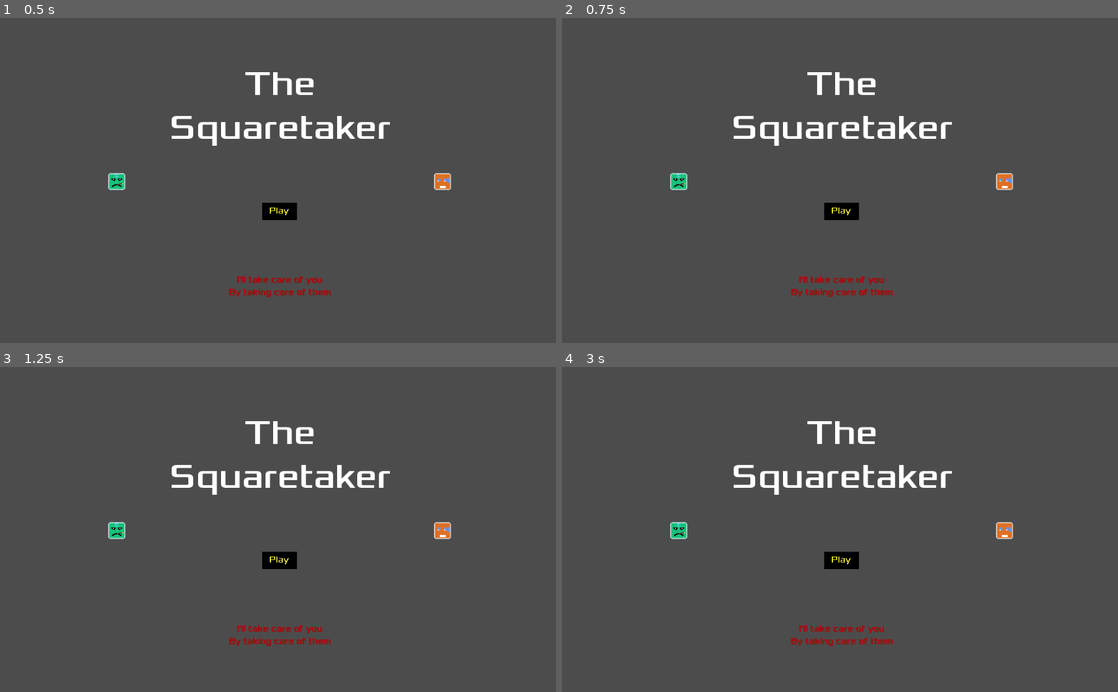
Above: before the commit, frames 1-4 (two rows, left to right).
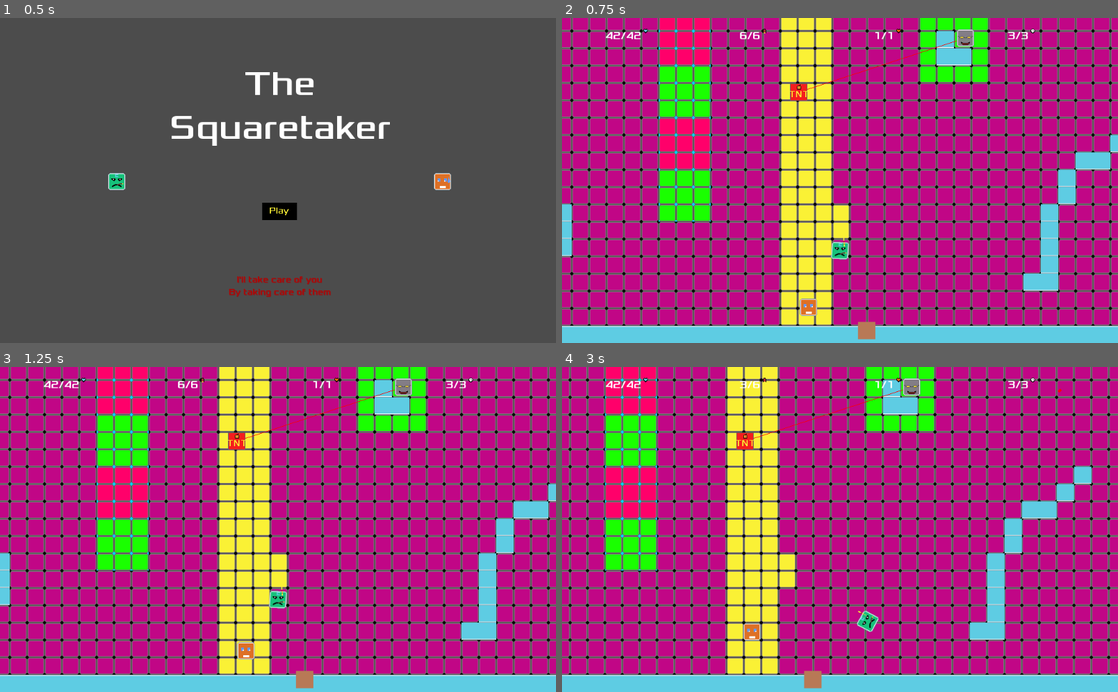
Above: after the commit, the same moments.

Repository: valent20000/gamejam1
Game: Godot game, scene res://TitleScreen.tscn
Two runs of this game, one before a commit and one after it. Both use one fixed random seed, a clock stepped at 60 frames per second and the inputs below.
Inputs (mouse positions are in pixels of both pictures, inside the frame that each line leads up to):
- Up to frame 1 (0.5 s): no input
- Up to frame 2 (0.75 s): click (840, 213) at 0.5 s
- Up to frame 3 (1.25 s): no input
- Up to frame 4 (3 s): click (840, 562) at 1.27 s; move the mouse to (962, 513) at 2.02 s; press the mouse at (962, 513) at 2.03 s; hold Right (ui_right) 2.03-2.78 s; right-click (962, 513) at 2.3 s; move the mouse to (728, 545) at 2.77 s; release the mouse at (728, 545) at 2.78 s; hold Down (ui_down) from 2.78 s (still down); right-click (728, 545) at 2.85 s

Frame 1 is identical in both runs. In frame 2, 91% of the frame differs, in the area x 0-100%, y 0-100%; in frame 3, 91%; in frame 4, 93%.
Error before the commit: Parse Error: Can't preload resource at path: res://Levels/LevelTemplate/LevelTemplate.tscn (res://Play.gd:3)

Commit message:
added shield and fixed

Diff:
--- a/squaretaker/Brute/Brute.tscn
+++ b/squaretaker/Brute/Brute.tscn
@@ -1,6 +1,6 @@
 [gd_scene load_steps=8 format=2]
 
-[ext_resource path="res://assets/killer.png" type="Texture" id=1]
+[ext_resource path="res://assets/new/killer.png" type="Texture" id=1]
 [ext_resource path="res://Brute/Brute.gd" type="Script" id=2]
 
 [sub_resource type="RectangleShape2D" id=1]
@@ -34,6 +34,8 @@
 shape = SubResource( 1 )
 
 [node name="AnimatedSprite" type="AnimatedSprite" parent="."]
+position = Vector2( 0.277061, -2.37841 )
+scale = Vector2( 1.29857, 1.14865 )
 frames = SubResource( 2 )
 
 [node name="FOV" type="Area2D" parent="."]
@@ -41,6 +43,7 @@
 collision_mask = 9
 
 [node name="CollisionShape2D" type="CollisionShape2D" parent="FOV"]
+position = Vector2( -1.18921, 1.48651 )
 shape = SubResource( 3 )
 
 [node name="Hitbox" type="Area2D" parent="."]
--- a/squaretaker/Levels/LevelTemplate/LevelTemplate.tscn
+++ b/squaretaker/Levels/LevelTemplate/LevelTemplate.tscn
@@ -12,7 +12,6 @@
 [ext_resource path="res://Levels/LevelTemplate/StoryEvents.gd" type="Script" id=10]
 [ext_resource path="res://HUD.tscn" type="PackedScene" id=11]
 [ext_resource path="res://Civilians/Civilians.tscn" type="PackedScene" id=12]
-[ext_resource path="res://Brute/Brute.tscn" type="PackedScene" id=13]
 [ext_resource path="res://assets/new/corner1.png" type="Texture" id=13]
 [ext_resource path="res://Enemy/Landmine.tscn" type="PackedScene" id=14]
 [ext_resource path="res://Enemy/Engineer.tscn" type="PackedScene" id=15]
@@ -331,7 +330,7 @@
 tile_data = PoolIntArray( -65536, 1073741824, 0, -65535, 1073741824, 0, -65534, 1073741824, 0, -65533, 1073741824, 0, - …(26704 unchanged characters)…
 
 [node name="Player" parent="." instance=ExtResource( 5 )]
-position = Vector2( 668.7, 1086.65 )
+position = Vector2( 623.292, 1077.4 )
 
 [node name="Objective" parent="." groups=[
 "objective",
@@ -359,9 +358,6 @@
 
 [node name="Enemy2" parent="EnemyContainer" instance=ExtResource( 9 )]
 position = Vector2( 232.247, 263.179 )
-
-[node name="Brute" parent="EnemyContainer" instance=ExtResource( 13 )]
-position = Vector2( 336.077, 753.829 )
 
 [node name="EngineerContainer" type="Node2D" parent="EnemyContainer"]
 script = ExtResource( 16 )
@@ -399,9 +395,9 @@
 [node name="CollisionShape2D" type="CollisionShape2D" parent="StoryEvents/1"]
 
 [node name="Music" type="AudioStreamPlayer" parent="."]
+autoplay = true
+[connection signal="path_to_victim" from="." to="EnemyContainer/Enemy" method="_on_LevelTemplate_path_to_victim"]
 [connection signal="path_to_victim" from="." to="EnemyContainer/Enemy2" method="_on_LevelTemplate_path_to_victim"]
-[connection signal="path_to_victim" from="." to="EnemyContainer/Brute" method="_on_LevelTemplate_path_to_victim"]
-[connection signal="path_to_victim" from="." to="EnemyContainer/Enemy" method="_on_LevelTemplate_path_to_victim"]
 [connection signal="hit" from="Player" to="Foreground/HUD" method="_on_Player_hit"]
 [connection signal="reload" from="Player" to="Foreground/HUD" method="_on_Player_reload"]
 [connection signal="shoot" from="Player" to="BulletSystem" method="_on_shoot"]
@@ -410,11 +406,6 @@
 [connection signal="hit" from="Victim" to="Foreground/HUD" method="_on_Victim_hit"]
 [connection signal="death" from="EnemyContainer/Enemy" to="Foreground/HUD" method="_on_Enemy_death"]
 [connection signal="shoot" from="EnemyContainer/Enemy" to="BulletSystem" method="_on_shoot"]
-[connection signal="victim_spotted" from="EnemyContainer/Enemy" to="." method="_on_victim_spotted"]
-[connection signal="shoot" from="EnemyContainer/Enemy2" to="BulletSystem" method="_on_Enemy_shoot"]
-[connection signal="shoot" from="EnemyContainer/Enemy2" to="BulletSystem" method="_on_shoot"]
-[connection signal="victim_spotted" from="EnemyContainer/Enemy2" to="." method="_on_victim_spotted"]
-[connection signal="victim_spotted" from="EnemyContainer/Brute" to="." method="_on_victim_spotted"]
 [connection signal="victim_spotted" from="EnemyContainer/Enemy" to="." method="_on_Enemy_victim_spotted"]
 [connection signal="shoot" from="EnemyContainer/Enemy2" to="BulletSystem" method="_on_shoot"]
 [connection signal="victim_spotted" from="EnemyContainer/Enemy2" to="." method="_on_Enemy_victim_spotted"]
--- /dev/null
+++ b/squaretaker/Shield/Shield.gd
@@ -0,0 +1,23 @@
+extends StaticBody2D
+
+var available = true
+
+func _ready():
+	$CollisionShape2D.disabled = true
+	$Sprite.hide()
+
+func _process(delta):
+	if Input.is_action_pressed("right_click") && available:
+		$CollisionShape2D.disabled = false
+		$Sprite.show()
+		$ShieldDuration.start()
+		$ShieldCooldown.start()
+		available = false
+
+func _on_ShieldDuration_timeout() -> void:
+	$CollisionShape2D.disabled = true
+	$Sprite.hide()
+	available = false
+
+func _on_ShieldCooldown_timeout() -> void:
+	available = true
--- /dev/null
+++ b/squaretaker/Shield/Shield.tscn
@@ -0,0 +1,28 @@
+[gd_scene load_steps=4 format=2]
+
+[ext_resource path="res://assets/new/wall3.png" type="Texture" id=1]
+[ext_resource path="res://Shield/Shield.gd" type="Script" id=2]
+
+[sub_resource type="RectangleShape2D" id=1]
+extents = Vector2( 40.1729, 2.53711 )
+
+[node name="Shield" type="StaticBody2D"]
+script = ExtResource( 2 )
+
+[node name="CollisionShape2D" type="CollisionShape2D" parent="."]
+shape = SubResource( 1 )
+
+[node name="Sprite" type="Sprite" parent="."]
+position = Vector2( -0.00191879, -0.121515 )
+scale = Vector2( 2.50819, 0.150559 )
+texture = ExtResource( 1 )
+
+[node name="ShieldCooldown" type="Timer" parent="."]
+wait_time = 2.0
+one_shot = true
+
+[node name="ShieldDuration" type="Timer" parent="."]
+wait_time = 0.5
+one_shot = true
+[connection signal="timeout" from="ShieldCooldown" to="." method="_on_ShieldCooldown_timeout"]
+[connection signal="timeout" from="ShieldDuration" to="." method="_on_ShieldDuration_timeout"]
Not shown: 2 places in squaretaker/Brute/Brute.tscn that only renumber resources
